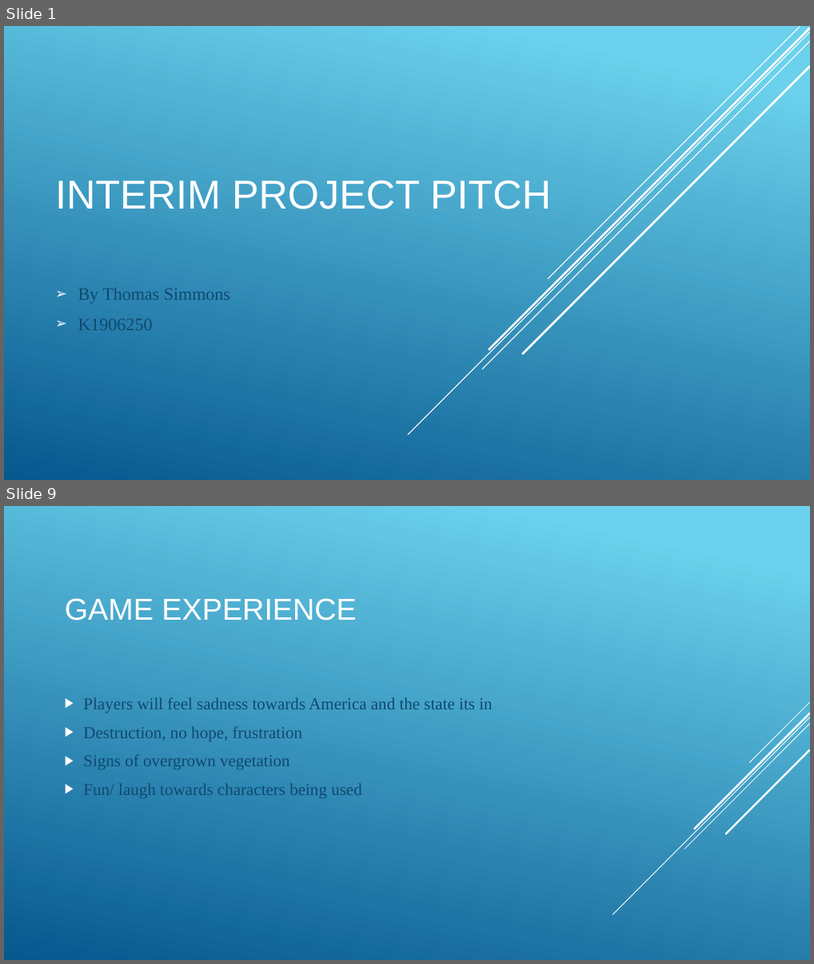
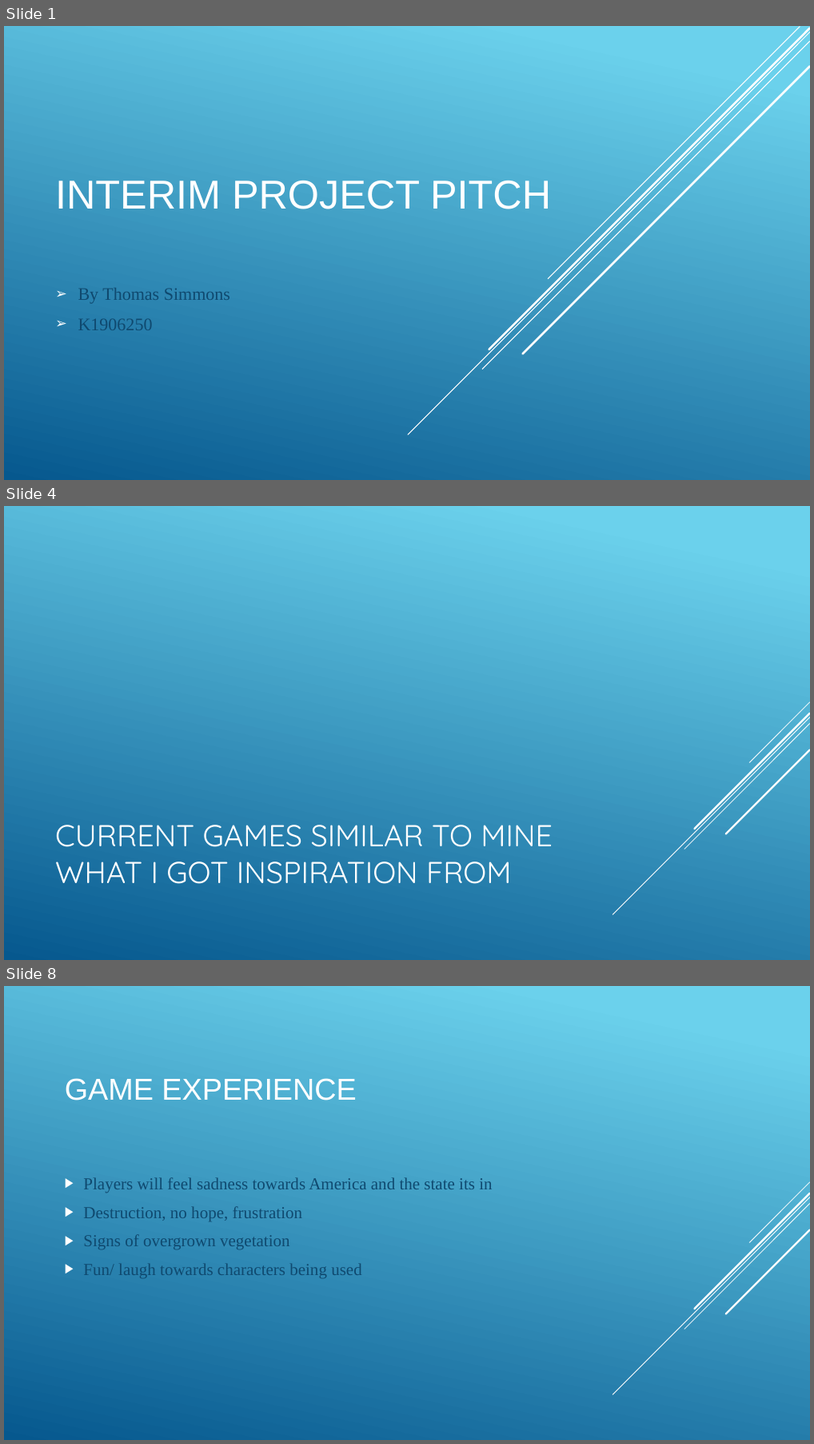
Before and after one commit to ThomasWSimmons/Masters_Uni, a slide deck: Game Design (Dissertation)/Interum Project Presentation/Final Interim Project Pitch (America Down Under).pptx. Shown one above the other, each under a label of ours: slides 1 and 9 before the commit, slides 1, 4 and 8 after it; the slides between them are not shown. The pictures are 814x964 and 814x1444 pixels, drawn with LibreOffice and Linux fonts; fonts in the diff are those of the drawing. Boxes give left, top, right and bottom in pixels: in the first picture for what was removed or moved away, otherwise in the second. Text is boxed around its words. In the diff, an @@ line names an element or a change of style, - is before the commit and + after.

```diff
--- a/Game Design (Dissertation)/Interum Project Presentation/Final Interim Project Pitch (America Down Under).pptx
+++ b/Game Design (Dissertation)/Interum Project Presentation/Final Interim Project Pitch (America Down Under).pptx
@@ slide 4 added at (x1=4, y1=506, x2=810, y2=960), background gradient #6ED2EB to #06588E; not listed: 5 template elements that a slide beside it also shows @@
@@ title added at (x1=55, y1=824, x2=553, y2=884), 36 pt, text #FFFFFF @@
+CURRENT GAMES SIMILAR TO MINE
+WHAT I GOT INSPIRATION FROM
@@ what was slide 9 is now slide 8 @@
```
Also in this commit, not shown: 5 slides changed, 4 other slides added, 2 slides removed, 52 other files.
